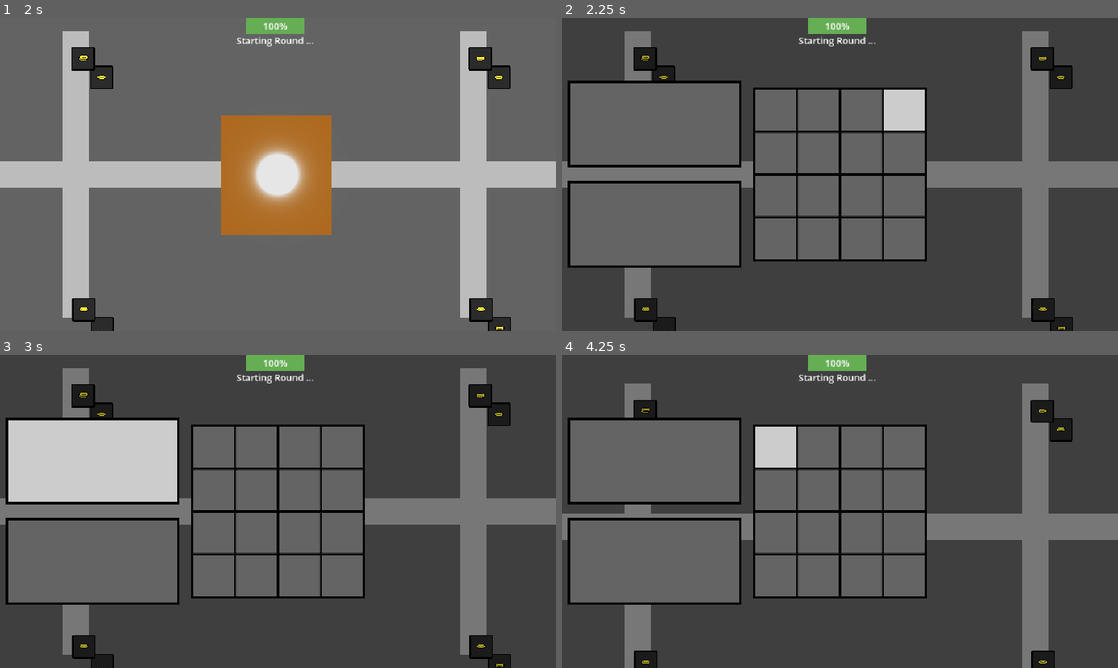
Above: before the commit, frames 1-4 (two rows, left to right).
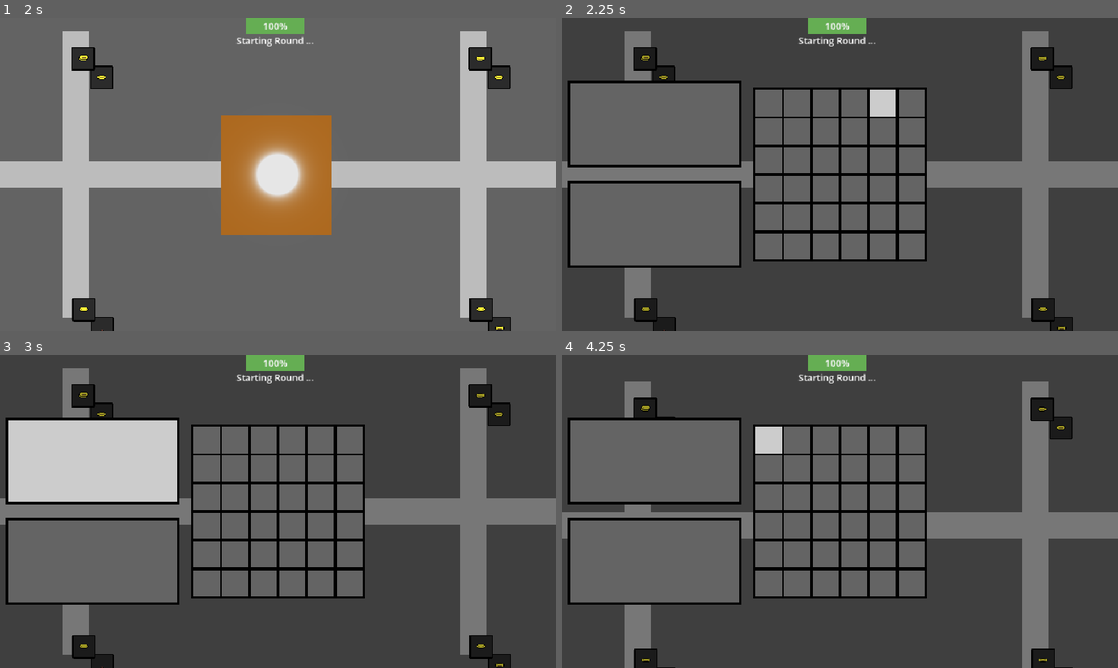
Above: after the commit, the same moments.

Repository: loco-choco/quantux-ui-experiment
Game: Godot game, scene res://scenes/world.tscn
The game is run twice, just before and just after one commit, with the same random seed, the same clock (stepped at 60 frames per second) and the same inputs. The engine's default icon, where the game draws it, is replaced by a stand-in: a white triangle on a blue panel in a dark square.
Inputs (mouse positions are in pixels of both pictures, inside the frame that each line leads up to):
- Up to frame 1 (2 s): tap Enter at 0.5 s; move the mouse to (400, 158) at 0.52 s; hold Tab (hud_toggle_quick_inv) 0.53-1.28 s; click (400, 158) at 0.67 s; move the mouse to (166, 190) at 1.27 s; tap E (pickup_item) at 1.35 s; click (166, 190) at 1.42 s
- Up to frame 2 (2.25 s): tap Space (hud_toggle_inventory) at 2 s; move the mouse to (895, 105) at 2.02 s; tap Left (player_move_x_neg) at 2.1 s; click (895, 105) at 2.17 s
- Up to frame 3 (3 s): tap Enter at 2.75 s; move the mouse to (94, 461) at 2.77 s; tap Right (player_move_x_pos) at 2.85 s; click (94, 461) at 2.92 s
- Up to frame 4 (4.25 s): tap Space (hud_toggle_inventory) at 3.5, 4.15 s; move the mouse to (773, 445) at 3.52 s; tap Up (player_move_y_neg) at 3.6 s; click (773, 445) at 3.67 s

Frame 1 is identical in both runs. In frame 2, 3.5% of the frame differs, in the area x 34-66%, y 22-78%; in frame 3, 2.6%; in frame 4, 4.0%, in the area x 0-100%, y 8-100%.

Commit message:
adjusted speeds again

Diff:
--- a/scenes/enemy.tscn
+++ b/scenes/enemy.tscn
@@ -12,6 +12,7 @@
 [node name="Enemy" type="Node2D"]
 process_mode = 1
 script = ExtResource("1_qi2p4")
+approach_speed = 300.0
 
 [node name="Hitbox" type="Area2D" parent="."]
 unique_name_in_owner = true
--- a/scenes/inventory/inventory.tscn
+++ b/scenes/inventory/inventory.tscn
@@ -122,26 +122,25 @@
 [node name="WeaponSlot" parent="PanelContainer/MarginContainer/HBoxContainer/Equipment2/AspectRatioContainer/PanelContainer" instance=ExtResource("3_imxn7")]
 unique_name_in_owner = true
 layout_mode = 2
+infinity_size = true
+
+[node name="AspectRatioContainer3" type="AspectRatioContainer" parent="PanelContainer/MarginContainer/HBoxContainer/Equipment2"]
+layout_mode = 2
+size_flags_vertical = 3
+ratio = 2.0
+alignment_horizontal = 2
+
+[node name="PanelContainer3" type="PanelContainer" parent="PanelContainer/MarginContainer/HBoxContainer/Equipment2/AspectRatioContainer3"]
+layout_mode = 2
+size_flags_vertical = 3
+theme_override_styles/panel = SubResource("StyleBoxFlat_yt8kk")
+
+[node name="SideWeaponSlot" parent="PanelContainer/MarginContainer/HBoxContainer/Equipment2/AspectRatioContainer3/PanelContainer3" instance=ExtResource("3_07exs")]
+unique_name_in_owner = true
+layout_mode = 2
 filter_item_property = "weapon"
 infinity_size = true
 
-[node name="AspectRatioContainer3" type="AspectRatioContainer" parent="PanelContainer/MarginContainer/HBoxContainer/Equipment2"]
-layout_mode = 2
-size_flags_vertical = 3
-ratio = 2.0
-alignment_horizontal = 2
-
-[node name="PanelContainer3" type="PanelContainer" parent="PanelContainer/MarginContainer/HBoxContainer/Equipment2/AspectRatioContainer3"]
-layout_mode = 2
-size_flags_vertical = 3
-theme_override_styles/panel = SubResource("StyleBoxFlat_yt8kk")
-
-[node name="SideWeaponSlot" parent="PanelContainer/MarginContainer/HBoxContainer/Equipment2/AspectRatioContainer3/PanelContainer3" instance=ExtResource("3_07exs")]
-unique_name_in_owner = true
-layout_mode = 2
-filter_item_property = "weapon"
-infinity_size = true
-
 [node name="HSeparator" type="HSeparator" parent="PanelContainer/MarginContainer/HBoxContainer/Equipment2"]
 layout_mode = 2
 size_flags_vertical = 3
@@ -172,8 +171,8 @@
 layout_mode = 2
 script = ExtResource("6_2obg0")
 inventory_slot_scene = ExtResource("3_imxn7")
-columns = 4
-rows = 4
+columns = 6
+rows = 6
 metadata/_custom_type_script = "uid://bbu1oyu4naqin"
 
 [node name="VSeparator2" type="VSeparator" parent="PanelContainer/MarginContainer/HBoxContainer"]
--- a/scenes/player.tscn
+++ b/scenes/player.tscn
@@ -21,7 +21,7 @@
 
 [node name="Player" type="Area2D"]
 script = ExtResource("1_4flbx")
-speed = 400
+speed = 350
 bullet_scene = ExtResource("2_qlg0r")
 
 [node name="SpriteBouncer2D" type="Sprite2D" parent="."]
